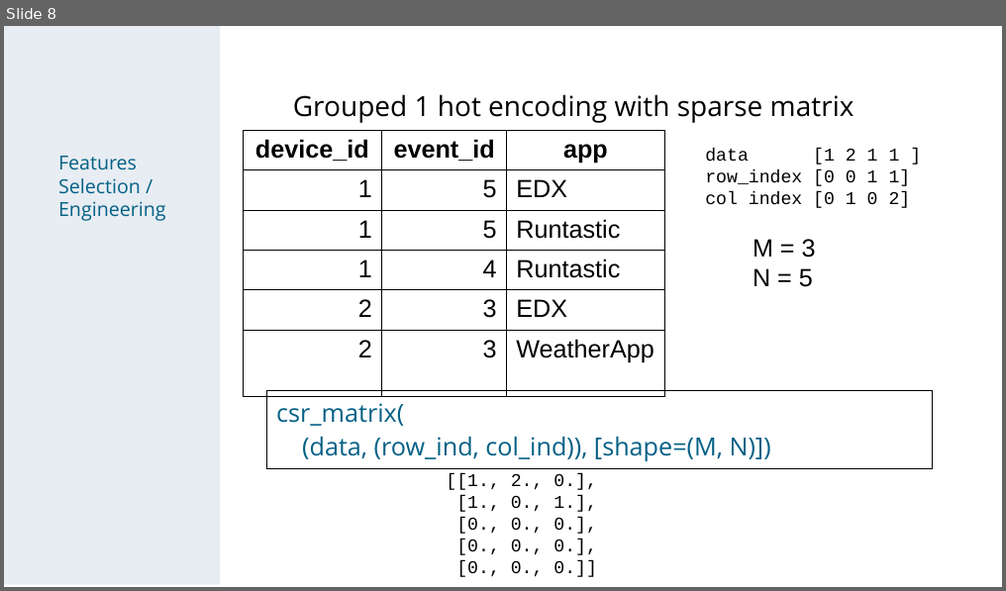
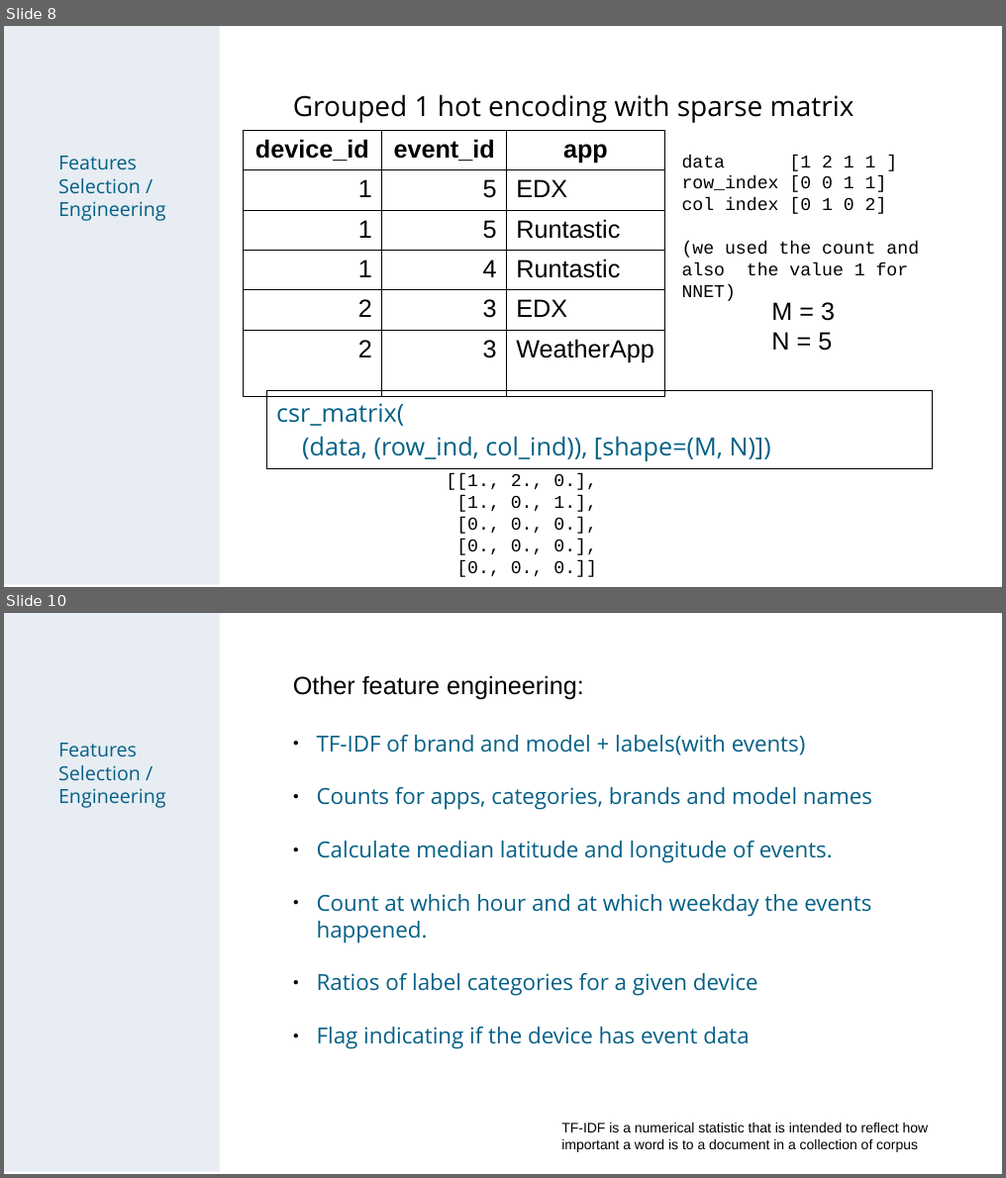
Before and after one commit to chechir/talking_data, a slide deck: brussels/deck_overview_detail.odp. Shown one above the other, each under a label of ours: slide 8 before the commit, slides 8 and 10 after it; the slides between them are not shown. The pictures are 1006x591 and 1006x1178 pixels, drawn with LibreOffice and Linux fonts; fonts in the diff are those of the drawing. Boxes give left, top, right and bottom in pixels: in the first picture for what was removed or moved away, otherwise in the second. Text is boxed around its words. In the diff, an @@ line names an element or a change of style, - is before the commit and + after.

```diff
--- a/brussels/deck_overview_detail.odp
+++ b/brussels/deck_overview_detail.odp
@@ slide 10 added at (x1=4, y1=613, x2=1002, y2=1174), background #FFFFFF @@
@@ rectangle added at (x1=4, y1=613, x2=219, y2=1171), fill #E7EDF2 @@
@@ text added at (x1=293, y1=675, x2=872, y2=1050), 16 pt, text #046086 @@
+Other feature engineering:
+● TF-IDF of brand and model + labels(with events)
+● Counts for apps, categories, brands and model names
+● Calculate median latitude and longitude of events.
+● Count at which hour and at which weekday the events happened.
+● Ratios of label categories for a given device
+● Flag indicating if the device has event data
@@ text added at (x1=58, y1=743, x2=166, y2=808), 14 pt, text #046086 @@
+Features Selection / Engineering
@@ text added at (x1=561, y1=1123, x2=929, y2=1153), 10 pt, text #000000 @@
+TF-IDF is a numerical statistic that is intended to reflect how important a word is to a document in a collection of corpus
@@ slide 8 changed as well @@
@@ text "data [1 2 1 1 ..." moved from (x1=705, y1=148, x2=911, y2=208) to (x1=682, y1=155, x2=919, y2=301) @@
@@ text at (x1=682, y1=241, x2=919, y2=301): paragraph added @@
+(we used the count and also the value 1 for NNET)
@@ text "M = 3" moved from (x1=752, y1=239, x2=816, y2=287) to (x1=771, y1=302, x2=835, y2=351) @@
```
Also in this commit, not shown: 7 other slides changed, 2 other slides added, 5 slides removed, 1 other file.
